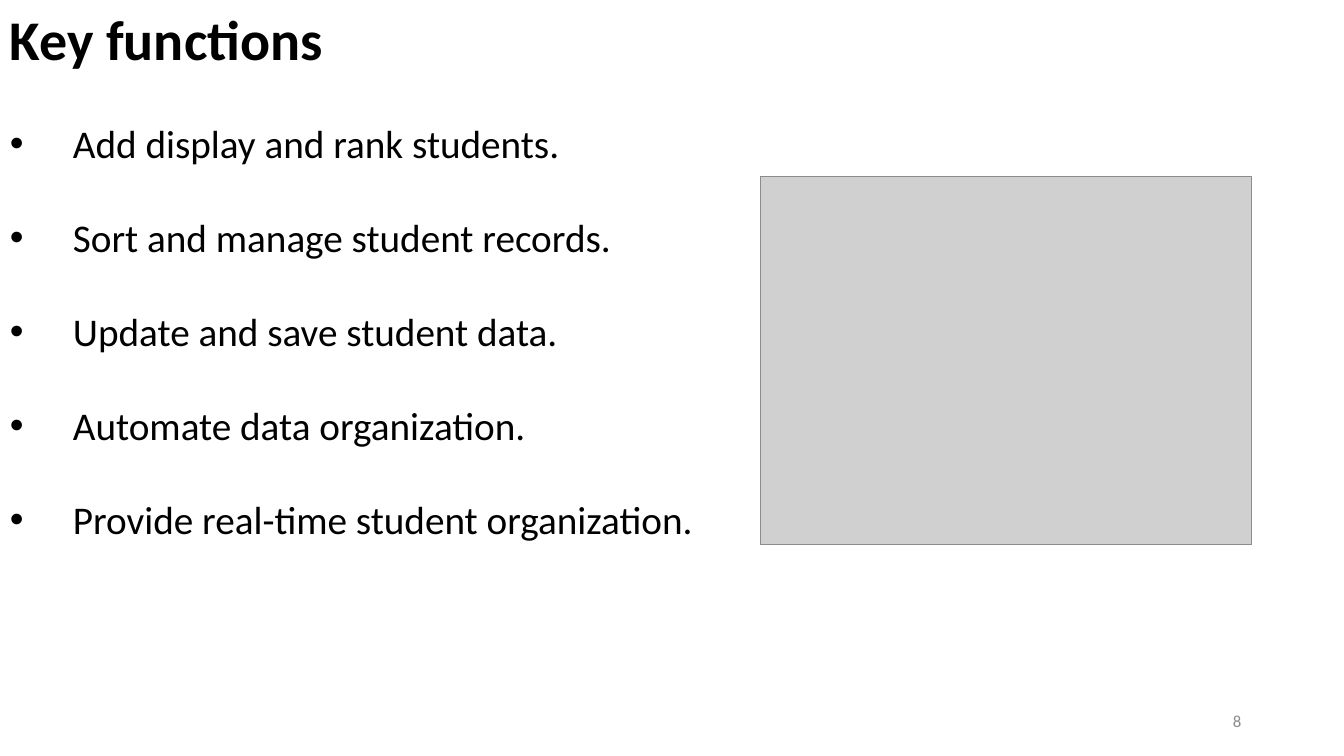
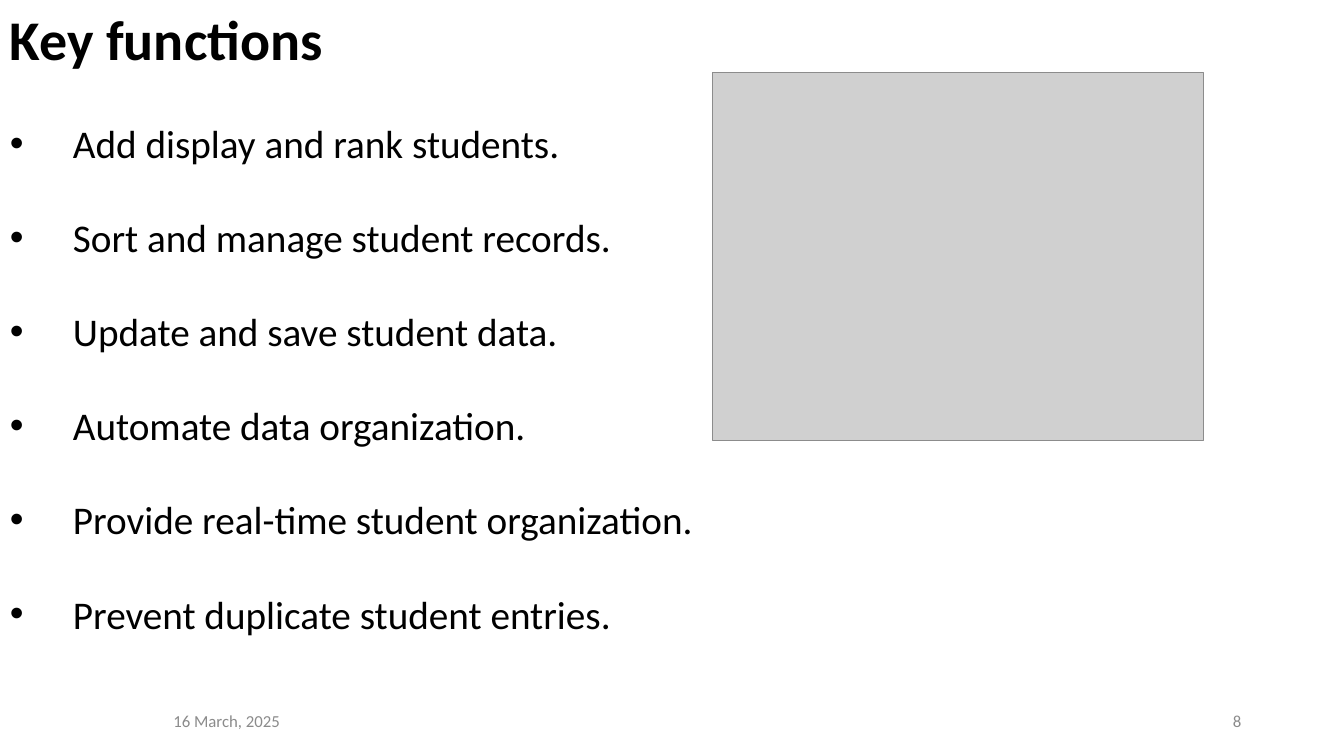
Before and after one commit to prajwolpakka/C_Programming_081BEI, a slide deck: slide 8 of slide/Slides.pptx. Drawn at 1344x756 pixels with LibreOffice and Linux fonts; fonts in the diff are those of the drawing; grey boxes stand for pictures. Boxes give left, top, right and bottom in pixels: in the first picture for what was removed or moved away, otherwise in the second. Text is boxed around its words. In the diff, an @@ line names an element or a change of style, - is before the commit and + after.

```diff
--- a/slide/Slides.pptx
+++ b/slide/Slides.pptx
@@ picture: place and size @@
-picture at <box>761,176,1252,544</box>
+picture at <box>713,73,1204,441</box>
@@ text at <box>73,601,611,636</box>: paragraph added @@
+• Prevent duplicate student entries.
@@ text added at <box>173,715,280,729</box>, 12 pt, text #8C8C8C @@
+16 March, 2025
```
Also in this commit, not shown: 8 other slides changed, 1 other file.
